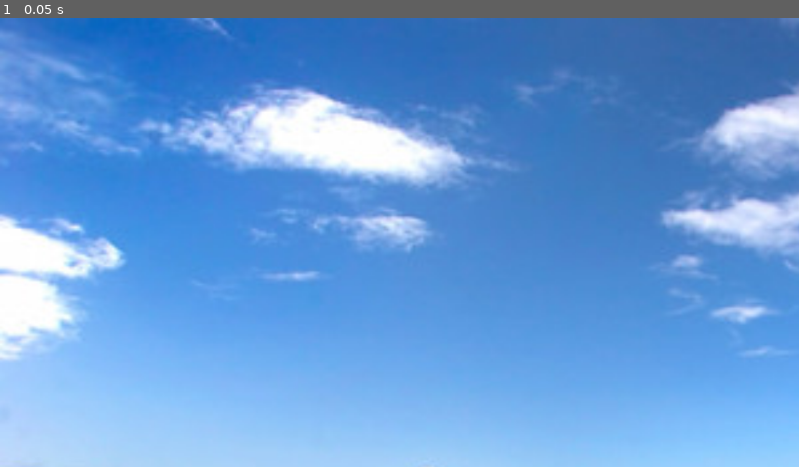
Above: before the commit, frame 1.
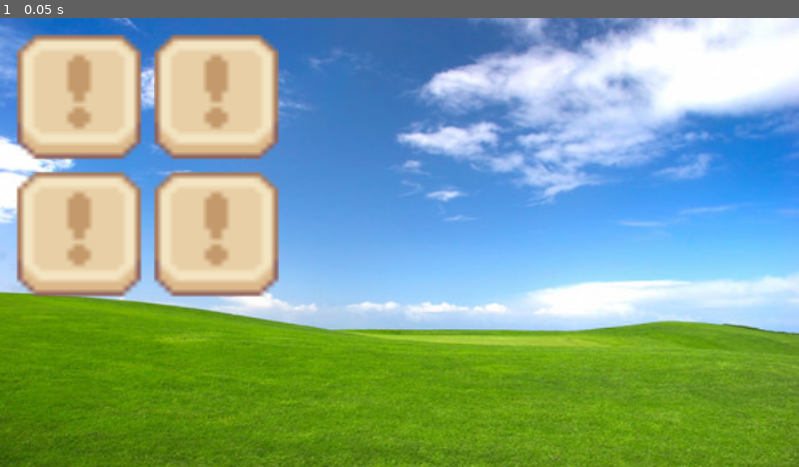
Above: after the commit, the same moment.

Repository: TruthIsProven/Computer-Science-2026
Game: Godot game, scene res://node_2d.tscn
The game is run twice, just before and just after one commit, with the same random seed, the same clock (stepped at 60 frames per second) and the same inputs. The project has no main scene, so this scene is started directly.
Inputs:
- Up to frame 1 (0.05 s): no input

The runs differ from the first frame. In frame 1, 90% of the frame differs, in the area x 0-100%, y 0-100%.

Commit message:
more button attempt 4/5/2026

Diff:
--- /dev/null
+++ b/Desktop_page.tscn
@@ -0,0 +1,102 @@
+[gd_scene load_steps=5 format=3 uid="uid://beap7sd2ksqkw"]
+
+[ext_resource type="Texture2D" uid="uid://dtee525rmgc2r" path="res://Sprout Lands - UI Pack - Basic pack/Sprite sheets/Sprite sheet for Basic Pack.png" id="1_vkltf"]
+[ext_resource type="Texture2D" uid="uid://dm8ac8iow601y" path="res://14765026726_b8a02d3989.jpg" id="2_vkltf"]
+
+[sub_resource type="StyleBoxTexture" id="StyleBoxTexture_hf6wo"]
+texture = ExtResource("1_vkltf")
+region_rect = Rect2(741, 134, 22, 22)
+
+[sub_resource type="StyleBoxTexture" id="StyleBoxTexture_1mhai"]
+texture = ExtResource("1_vkltf")
+region_rect = Rect2(709, 132, 22, 24)
+
+[node name="Control" type="Control"]
+layout_mode = 3
+anchors_preset = 15
+anchor_right = 1.0
+anchor_bottom = 1.0
+grow_horizontal = 2
+grow_vertical = 2
+metadata/_edit_horizontal_guides_ = [-217.0]
+
+[node name="popupMenu" type="MarginContainer" parent="."]
+top_level = true
+layout_mode = 1
+anchors_preset = 15
+anchor_right = 1.0
+anchor_bottom = 1.0
+grow_horizontal = 2
+grow_vertical = 2
+
+[node name="BaseMenu Screen" type="MarginContainer" parent="popupMenu"]
+layout_mode = 2
+
+[node name="NinePatchRect" type="NinePatchRect" parent="popupMenu/BaseMenu Screen"]
+layout_mode = 2
+texture = ExtResource("2_vkltf")
+
+[node name="MarginContainer" type="MarginContainer" parent="popupMenu/BaseMenu Screen/NinePatchRect"]
+layout_mode = 2
+offset_right = 960.0
+offset_bottom = 355.0
+grow_horizontal = 2
+grow_vertical = 2
+theme_override_constants/margin_left = 20
+theme_override_constants/margin_top = 20
+theme_override_constants/margin_right = 20
+theme_override_constants/margin_bottom = 20
+
+[node name="buttoncontainer" type="VBoxContainer" parent="popupMenu/BaseMenu Screen/NinePatchRect/MarginContainer"]
+layout_mode = 2
+size_flags_horizontal = 0
+size_flags_vertical = 0
+theme_override_constants/separation = 15
+
+[node name="topbuttoncontainer" type="HBoxContainer" parent="popupMenu/BaseMenu Screen/NinePatchRect/MarginContainer/buttoncontainer"]
+layout_mode = 2
+theme_override_constants/separation = 15
+
+[node name="Button" type="Button" parent="popupMenu/BaseMenu Screen/NinePatchRect/MarginContainer/buttoncontainer/topbuttoncontainer"]
+custom_minimum_size = Vector2(150, 150)
+layout_mode = 2
+size_flags_horizontal = 4
+size_flags_vertical = 4
+theme_override_styles/hover = SubResource("StyleBoxTexture_hf6wo")
+theme_override_styles/pressed = SubResource("StyleBoxTexture_hf6wo")
+theme_override_styles/normal = SubResource("StyleBoxTexture_1mhai")
+
+[node name="Button2" type="Button" parent="popupMenu/BaseMenu Screen/NinePatchRect/MarginContainer/buttoncontainer/topbuttoncontainer"]
+custom_minimum_size = Vector2(150, 150)
+layout_mode = 2
+size_flags_horizontal = 4
+size_flags_vertical = 4
+theme_override_styles/hover = SubResource("StyleBoxTexture_hf6wo")
+theme_override_styles/pressed = SubResource("StyleBoxTexture_hf6wo")
+theme_override_styles/normal = SubResource("StyleBoxTexture_1mhai")
+
+[node name="bottombuttoncontainer2" type="HBoxContainer" parent="popupMenu/BaseMenu Screen/NinePatchRect/MarginContainer/buttoncontainer"]
+layout_mode = 2
+theme_override_constants/separation = 15
+
+[node name="Button" type="Button" parent="popupMenu/BaseMenu Screen/NinePatchRect/MarginContainer/buttoncontainer/bottombuttoncontainer2"]
+custom_minimum_size = Vector2(150, 150)
+layout_mode = 2
+size_flags_horizontal = 4
+size_flags_vertical = 4
+theme_override_styles/hover = SubResource("StyleBoxTexture_hf6wo")
+theme_override_styles/pressed = SubResource("StyleBoxTexture_hf6wo")
+theme_override_styles/normal = SubResource("StyleBoxTexture_1mhai")
+
+[node name="Button2" type="Button" parent="popupMenu/BaseMenu Screen/NinePatchRect/MarginContainer/buttoncontainer/bottombuttoncontainer2"]
+custom_minimum_size = Vector2(150, 150)
+layout_mode = 2
+size_flags_horizontal = 4
+size_flags_vertical = 4
+theme_override_styles/hover = SubResource("StyleBoxTexture_hf6wo")
+theme_override_styles/pressed = SubResource("StyleBoxTexture_hf6wo")
+theme_override_styles/normal = SubResource("StyleBoxTexture_1mhai")
+
+[node name="separator" type="Control" parent="popupMenu"]
+layout_mode = 2
+mouse_filter = 2
--- a/in_game_ui.tscn
+++ b/in_game_ui.tscn
@@ -21,13 +21,15 @@
 
 [node name="popupMenu" type="MarginContainer" parent="."]
 layout_mode = 1
-anchors_preset = -1
-anchor_left = -0.5
-anchor_top = -0.5
-anchor_right = 1.5
-anchor_bottom = 1.5
-offset_right = -0.00012207
-offset_bottom = -6.10352e-05
+anchors_preset = 8
+anchor_left = 0.5
+anchor_top = 0.5
+anchor_right = 0.5
+anchor_bottom = 0.5
+offset_left = -480.0
+offset_top = -270.0
+offset_right = 480.0
+offset_bottom = 270.0
 grow_horizontal = 2
 grow_vertical = 2
 
@@ -38,7 +40,7 @@
 layout_mode = 2
 
 [node name="NinePatchRect" type="NinePatchRect" parent="popupMenu/VBoxContainer/BaseMenu Screen"]
-custom_minimum_size = Vector2(1920, 1080)
+custom_minimum_size = Vector2(960, 540)
 layout_mode = 2
 texture = ExtResource("1_kenku")
 region_rect = Rect2(741, 38, 22, 22)
--- a/node_2d.tscn
+++ b/node_2d.tscn
@@ -1,23 +1,24 @@
 [gd_scene load_steps=3 format=3 uid="uid://cecdusvr5ggik"]
 
-[ext_resource type="Script" uid="uid://06wqah7wjdl8" path="res://canvas_layer.gd" id="1_wtcfe"]
-[ext_resource type="Texture2D" uid="uid://dm8ac8iow601y" path="res://14765026726_b8a02d3989.jpg" id="2_0e48y"]
+[ext_resource type="PackedScene" uid="uid://beap7sd2ksqkw" path="res://Desktop_page.tscn" id="1_0e48y"]
+[ext_resource type="PackedScene" uid="uid://c04yylh1bubm4" path="res://in_game_ui.tscn" id="2_epypp"]
 
 [node name="Node2D" type="Node2D"]
 
-[node name="Camera2D" type="Camera2D" parent="."]
-anchor_mode = 0
+[node name="Control" parent="." instance=ExtResource("1_0e48y")]
+offset_left = 335.0
+offset_top = 151.0
+offset_right = 335.0
+offset_bottom = 151.0
 
-[node name="CanvasLayer" type="CanvasLayer" parent="."]
-script = ExtResource("1_wtcfe")
-
-[node name="TextureRect" type="TextureRect" parent="CanvasLayer"]
-anchors_preset = -1
-anchor_right = 1.667
-anchor_bottom = 1.667
-offset_right = -0.384033
-offset_bottom = -0.216064
-grow_horizontal = 2
-grow_vertical = 2
-texture = ExtResource("2_0e48y")
+[node name="In game UI" parent="." instance=ExtResource("2_epypp")]
+anchors_preset = 8
+anchor_left = 0.5
+anchor_top = 0.5
+anchor_right = 0.5
+anchor_bottom = 0.5
+offset_left = 475.0
+offset_top = 266.0
+offset_right = 475.0
+offset_bottom = 266.0
 metadata/_edit_use_anchors_ = true
